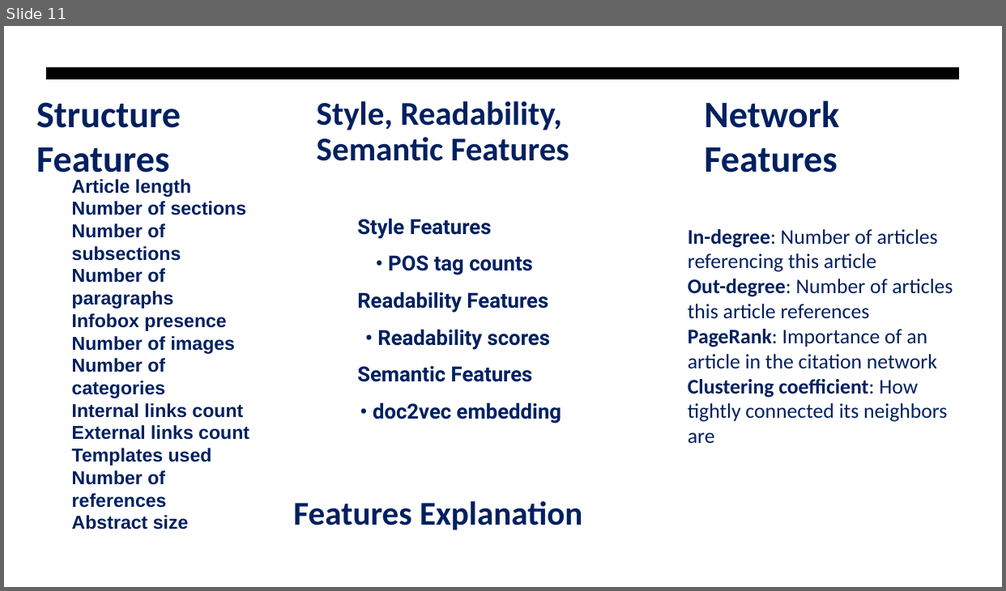
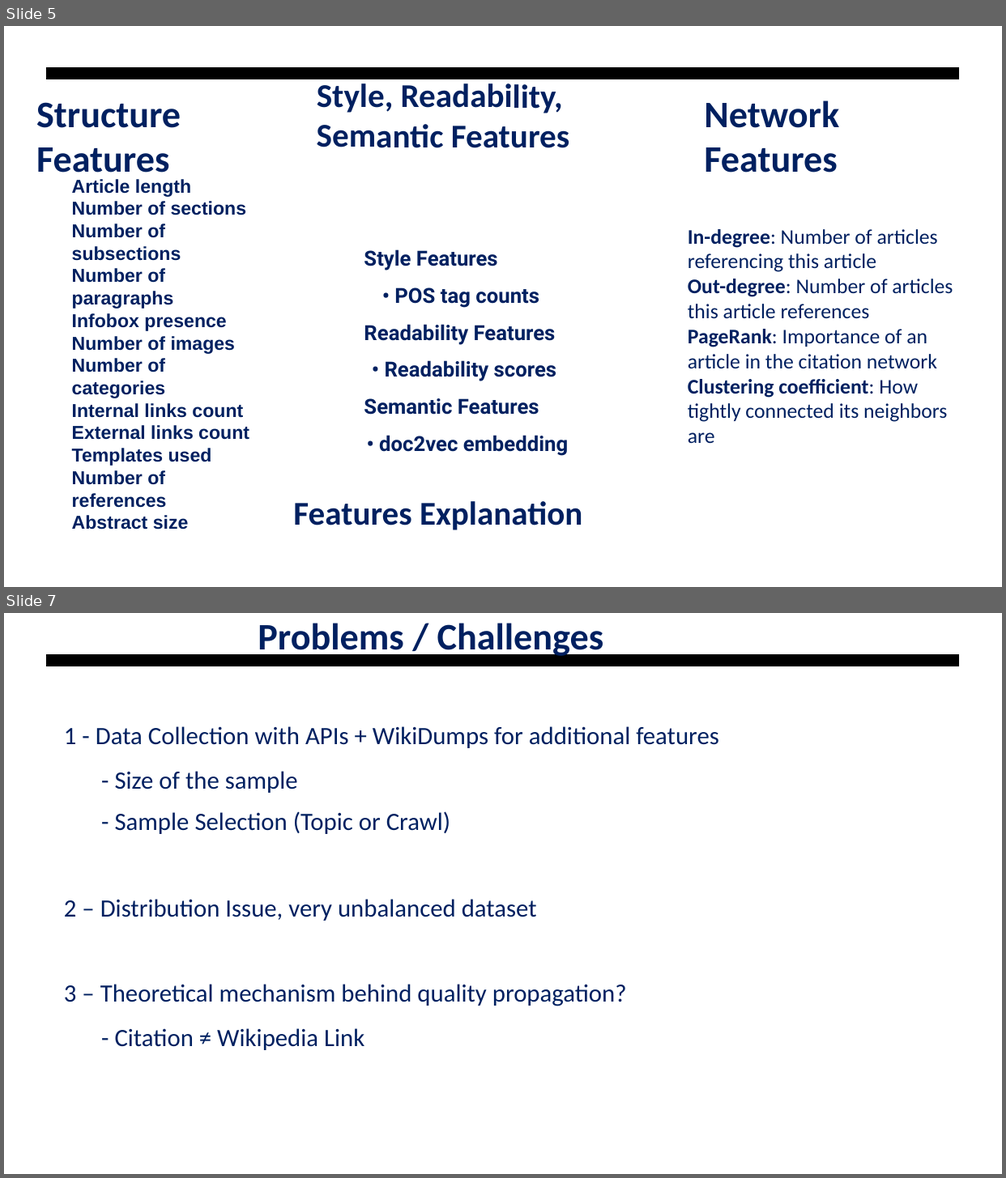
Before and after one commit to Ari-manius/DLSS-WAQP, a slide deck: Tasks/Project_presentation.odp. Shown one above the other, each under a label of ours: slide 11 before the commit, slides 5 and 7 after it; the slides between them are not shown. The pictures are 1006x591 and 1006x1178 pixels, drawn with LibreOffice and Linux fonts; fonts in the diff are those of the drawing; background and template pictures are left out. Boxes give left, top, right and bottom in pixels: in the first picture for what was removed or moved away, otherwise in the second. Text is boxed around its words. In the diff, an @@ line names an element or a change of style, - is before the commit and + after.

```diff
--- a/Tasks/Project_presentation.odp
+++ b/Tasks/Project_presentation.odp
@@ slide 7 added at bbox=[4, 613, 1002, 1174], background picture (left out); not listed: 1 template element that a slide beside it also shows @@
@@ title added at bbox=[258, 623, 604, 658], 36 pt, text #002060, bold @@
+Problems / Challenges
@@ text added at bbox=[64, 726, 719, 1050], 24 pt, text #002060 @@
+  1 - Data Collection with APIs + WikiDumps for additional features
+    - Size of the sample
+    - Sample Selection (Topic or Crawl)
+  2 – Distribution Issue, very unbalanced dataset
+  3 – Theoretical mechanism behind quality propagation?
+    - Citation ≠ Wikipedia Link
@@ what was slide 11 is now slide 5 @@
@@ slide 5 changed as well @@
@@ text "Style, Readability, Semantic Features": place and size @@
-text "Style, Readability, Semantic Features" at bbox=[317, 101, 569, 161]
+text "Style, Readability, Semantic Features" at bbox=[317, 84, 569, 148]
@@ text "Style, Readability, Semantic Features" at bbox=[317, 84, 569, 148]: line spacing 0.9 to 1 @@
@@ text "Style Features": place and size @@
-text "Style Features" at bbox=[357, 218, 561, 424]
+text "Style Features" at bbox=[364, 250, 568, 456]
```
Also in this commit, not shown: 11 other slides changed, 1 other slide added, 2 slides removed, 1 other file.
